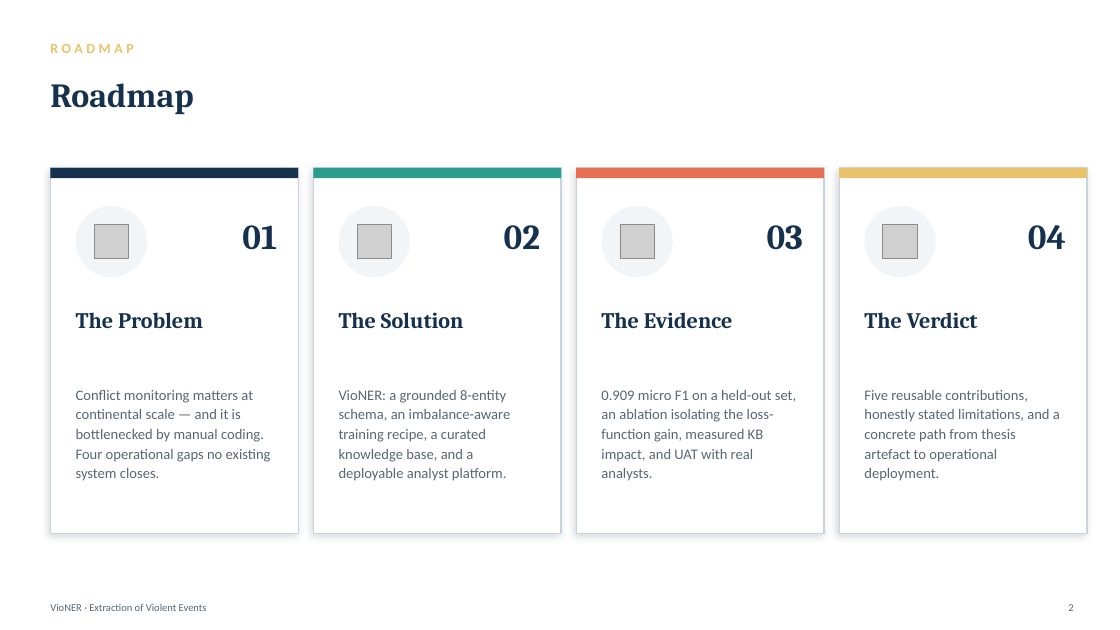
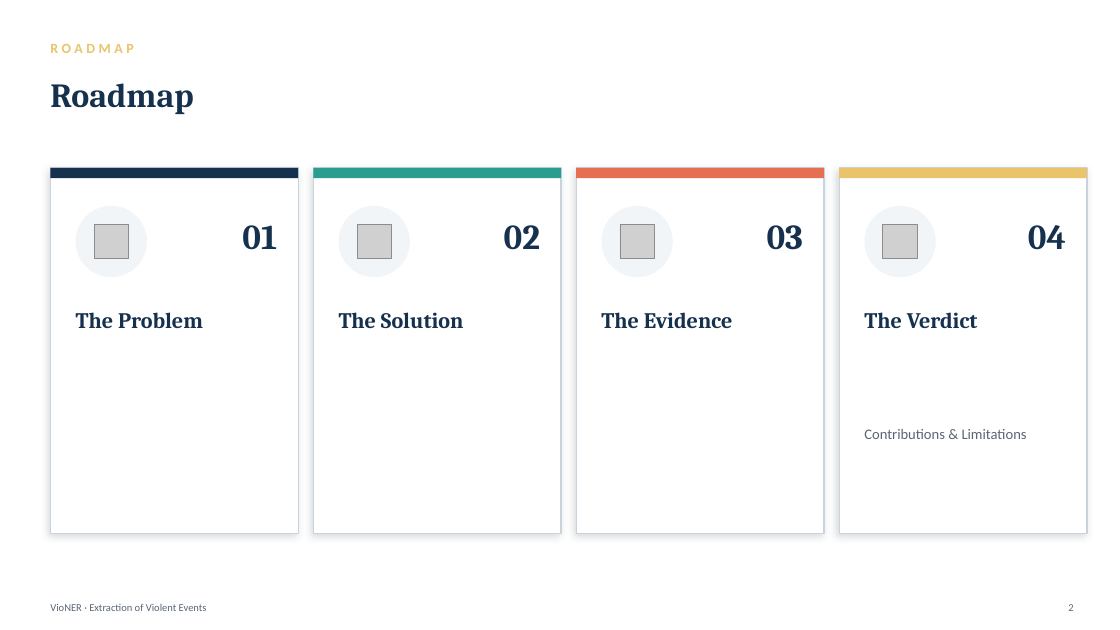
Before and after one commit to binalfew/vioner, a slide deck: slide 2 of backend/docs/defense/VioNER_Defense_Slides.pptx. Drawn at 1120x630 pixels with LibreOffice and Linux fonts; fonts in the diff are those of the drawing; grey boxes stand for pictures. Boxes give left, top, right and bottom in pixels: in the first picture for what was removed or moved away, otherwise in the second. Text is boxed around its words. In the diff, an @@ line names an element or a change of style, - is before the commit and + after.

Commit message:
docs: add journal article, AI-similarity rewrite aids, and update defense materials
- Add build_article.py and generated VioNER_Article.docx for journal submission
- Add AI-similarity report and rewrite worksheets/maps for thesis humanization
- Update Final.docx and defense slide deck

```diff
--- a/backend/docs/defense/VioNER_Defense_Slides.pptx
+++ b/backend/docs/defense/VioNER_Defense_Slides.pptx
@@ text removed at (x1=76, y1=390, x2=271, y2=481) @@
-Conflict monitoring matters at continental scale — and it is bottlenecked by manual coding. Four operational gaps no existing system closes.
@@ text removed at (x1=339, y1=390, x2=511, y2=481) @@
-VioNER: a grounded 8-entity schema, an imbalance-aware training recipe, a curated knowledge base, and a deployable analyst platform.
@@ text removed at (x1=601, y1=390, x2=796, y2=481) @@
-0.909 micro F1 on a held-out set, an ablation isolating the loss-function gain, measured KB impact, and UAT with real analysts.
@@ text at (x1=864, y1=429, x2=1027, y2=439): text changed @@
-Five reusable contributions, honestly stated limitations, and a concrete path from thesis artefact to operational deployment.
+Contributions & Limitations
```
Also in this commit, not shown: 13 other slides changed, 1 slide added, 7 other files.
